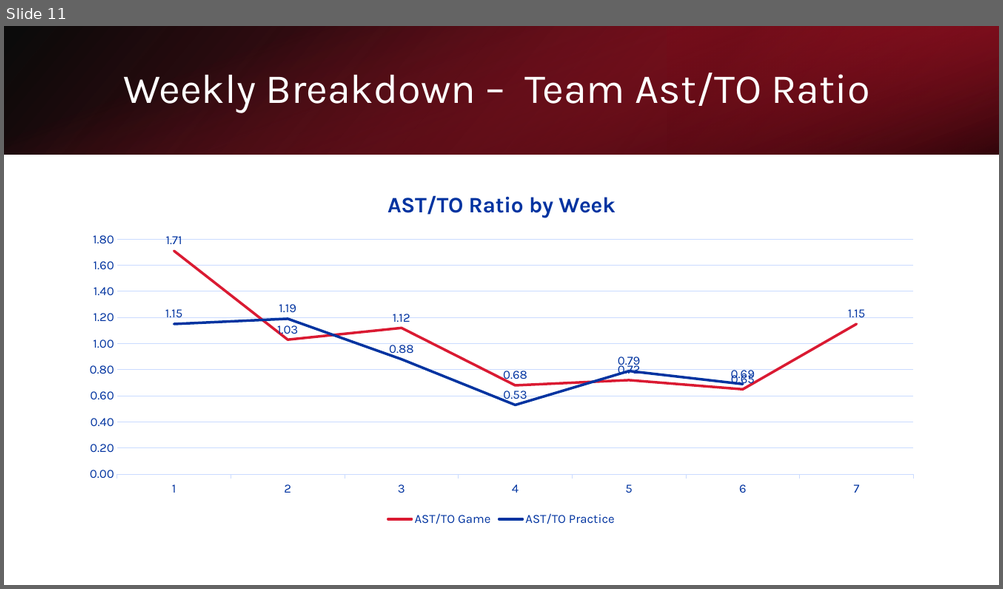
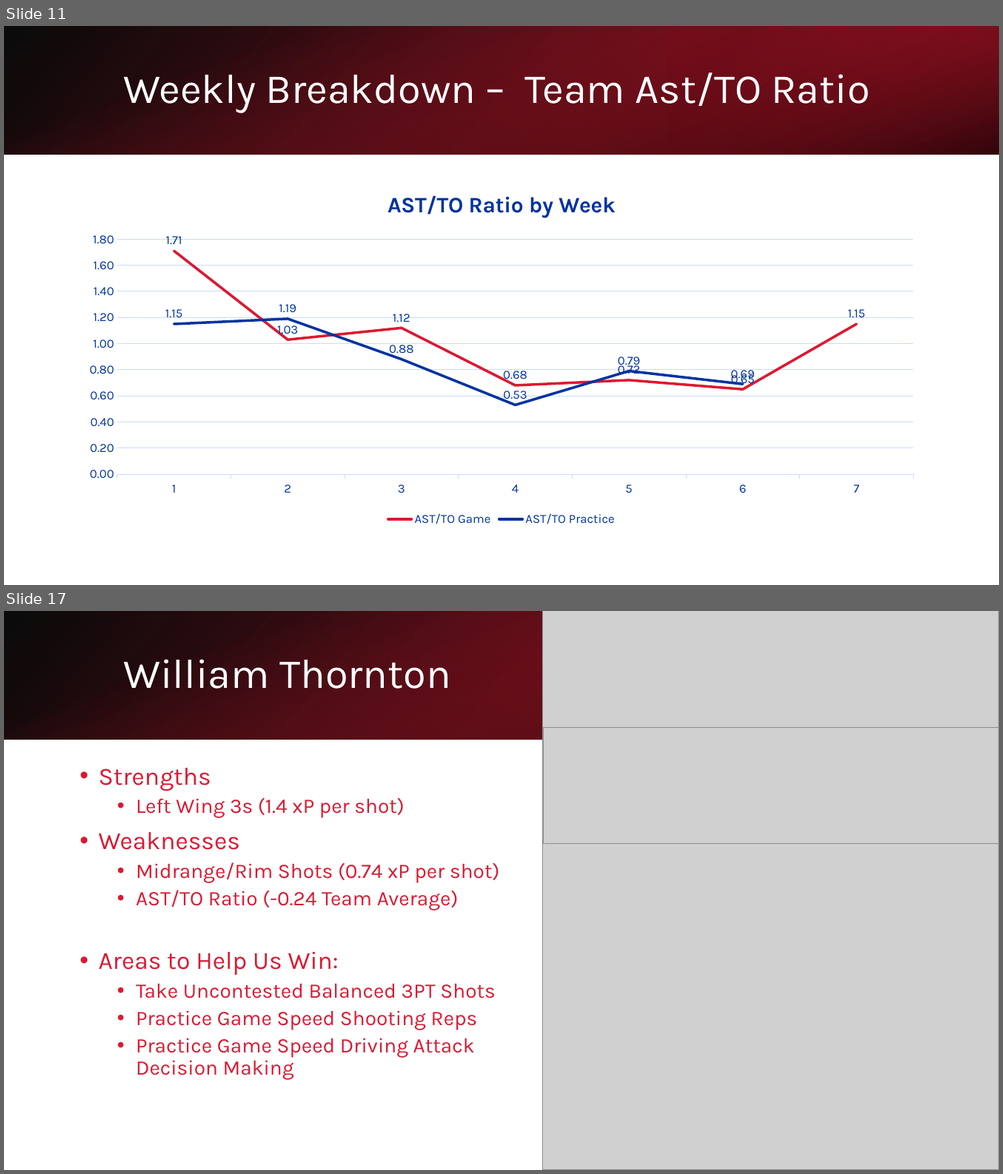
Before and after one commit to apurvis14/Jackson-Prep-Basketball-Analytics, a slide deck: Midseason Analytics Overview.pptx. Shown one above the other, each under a label of ours: slide 11 before the commit, slides 11 and 17 after it; the slides between them are not shown. The pictures are 1003x589 and 1003x1174 pixels, drawn with LibreOffice and Linux fonts; fonts in the diff are those of the drawing; grey boxes stand for pictures. Boxes give left, top, right and bottom in pixels: in the first picture for what was removed or moved away, otherwise in the second. Text is boxed around its words. In the diff, an @@ line names an element or a change of style, - is before the commit and + after.

```diff
--- a/Midseason Analytics Overview.pptx
+++ b/Midseason Analytics Overview.pptx
@@ slide 17 added at <box>4,611,999,1170</box>, background #FFFFFF @@
@@ rectangle added at <box>4,611,999,739</box>, fill gradient #000000 to #A31326 @@
@@ rectangle added at <box>4,612,998,740</box>, fill gradient #DA1A32 to #000000 @@
@@ picture added at <box>543,611,998,1170</box> @@
@@ rectangle added at <box>667,611,999,739</box>, fill gradient #6D0D19 to #DA1A32 @@
@@ title added at <box>123,659,451,689</box>, 40 pt, text #FFFFFF @@
+William Thornton
@@ picture added at <box>543,727,999,844</box> @@
@@ text added at <box>99,768,499,1080</box>, 20 pt, text #DA1A32 @@
+• Strengths
+  • Left Wing 3s (1.4 xP per shot)
+• Weaknesses
+  • Midrange/Rim Shots (0.74 xP per shot)
+  • AST/TO Ratio (-0.24 Team Average)
+• Areas to Help Us Win:
+  • Take Uncontested Balanced 3PT Shots
+  • Practice Game Speed Shooting Reps
+  • Practice Game Speed Driving Attack Decision Making
```
Also in this commit, not shown: 4 slides changed, 9 other slides added, 2 other files.
